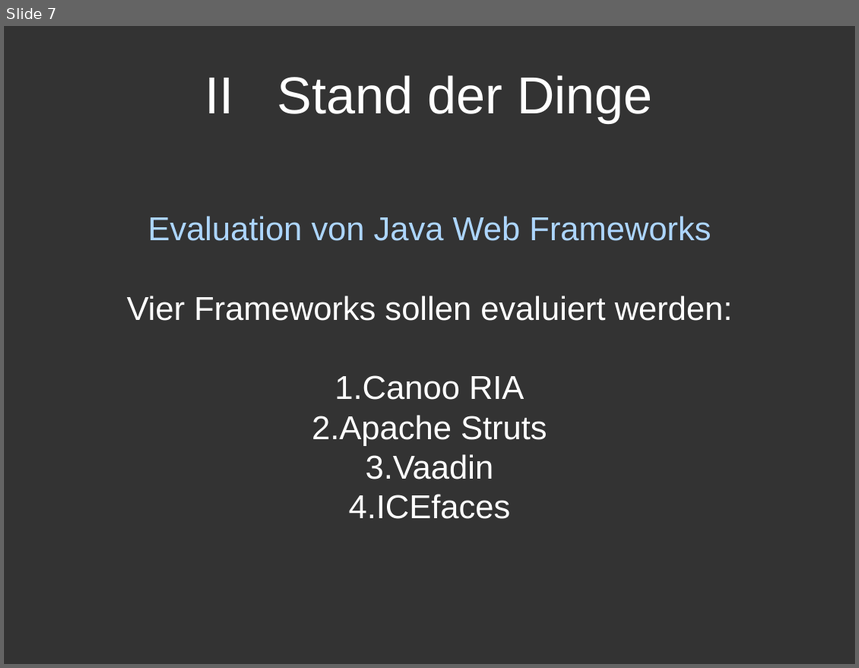
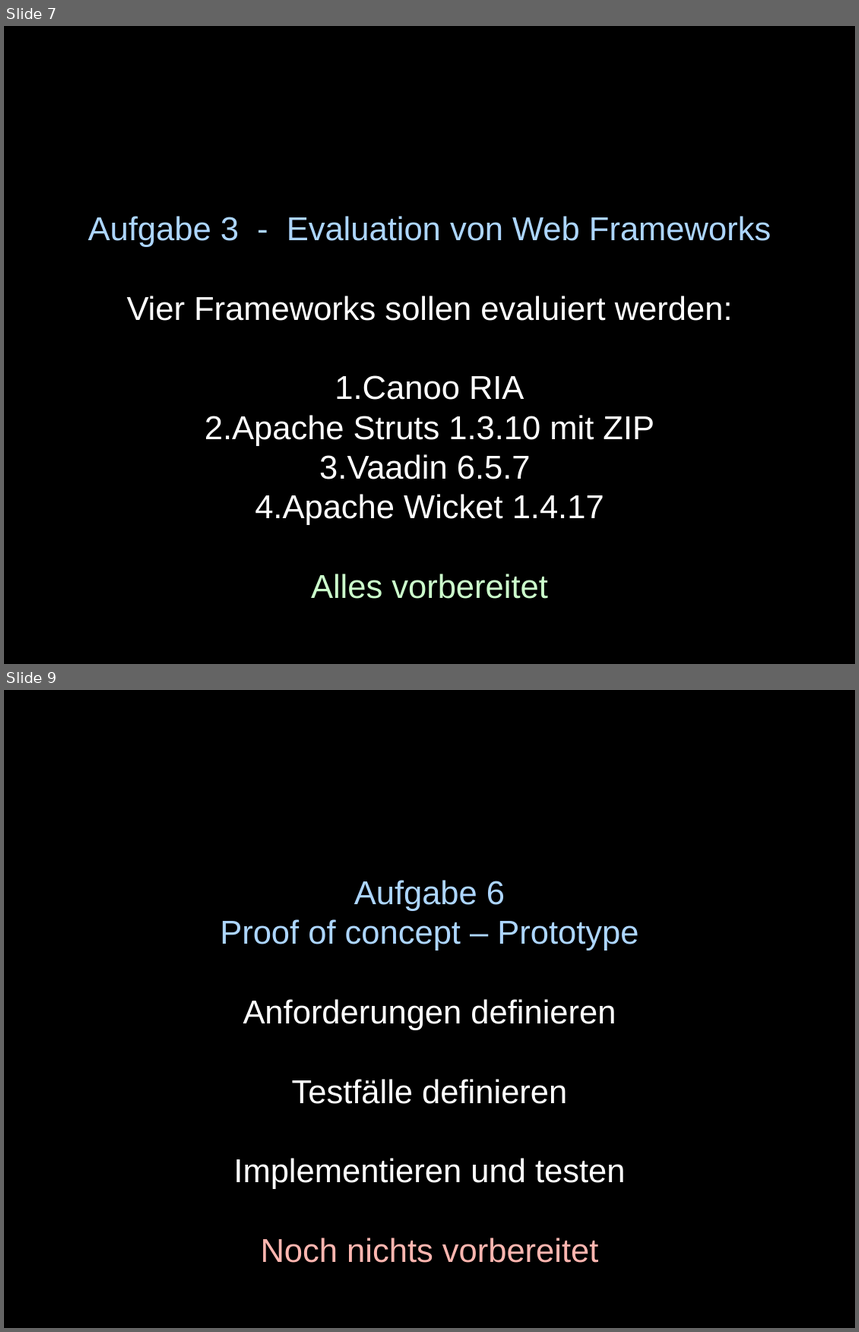
Before and after one commit to sushicutta/Diplomarbeit, a slide deck: praesentation/designreview/design-review-meeting.ppt. Shown one above the other, each under a label of ours: slide 7 before the commit, slides 7 and 9 after it; the slides between them are not shown. The pictures are 859x668 and 859x1332 pixels, drawn with LibreOffice and Linux fonts; fonts in the diff are those of the drawing. Boxes give left, top, right and bottom in pixels: in the first picture for what was removed or moved away, otherwise in the second. Text is boxed around its words. In the diff, an @@ line names an element or a change of style, - is before the commit and + after.

Commit message:
Design - review Präsentation

```diff
--- a/praesentation/designreview/design-review-meeting.ppt
+++ b/praesentation/designreview/design-review-meeting.ppt
@@ slide 9 added at [4, 690, 855, 1328], background #000000 @@
@@ text added at [220, 880, 639, 1263], 28 pt, text #FFFFFF @@
+Aufgabe 6
+Proof of concept – Prototype
+Anforderungen definieren
+Testfälle definieren
+Implementieren und testen
+Noch nichts vorbereitet
@@ slide 7 changed as well @@
@@ background #333333 to #000000 @@
@@ title removed at [205, 75, 653, 123] @@
-II Stand der Dinge
@@ text at [88, 216, 771, 247]: text changed @@
-Evaluation von Java Web Frameworks
+Aufgabe 3 - Evaluation von Web Frameworks
@@ text at [205, 415, 655, 599]: text changed @@
-2. Apache Struts
-3. Vaadin
-4. ICEfaces
+2. Apache Struts 1.3.10 mit ZIP
+3. Vaadin 6.5.7
+4. Apache Wicket 1.4.17
+Alles vorbereitet
```
Also in this commit, not shown: 8 other slides changed, 5 other slides added, 1 slide removed.
